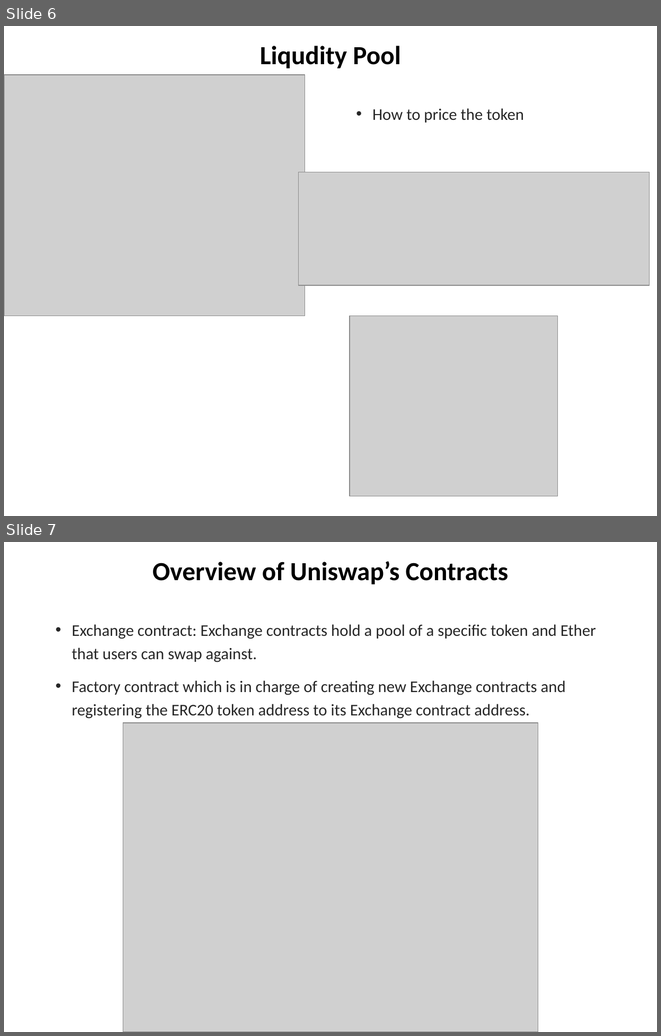
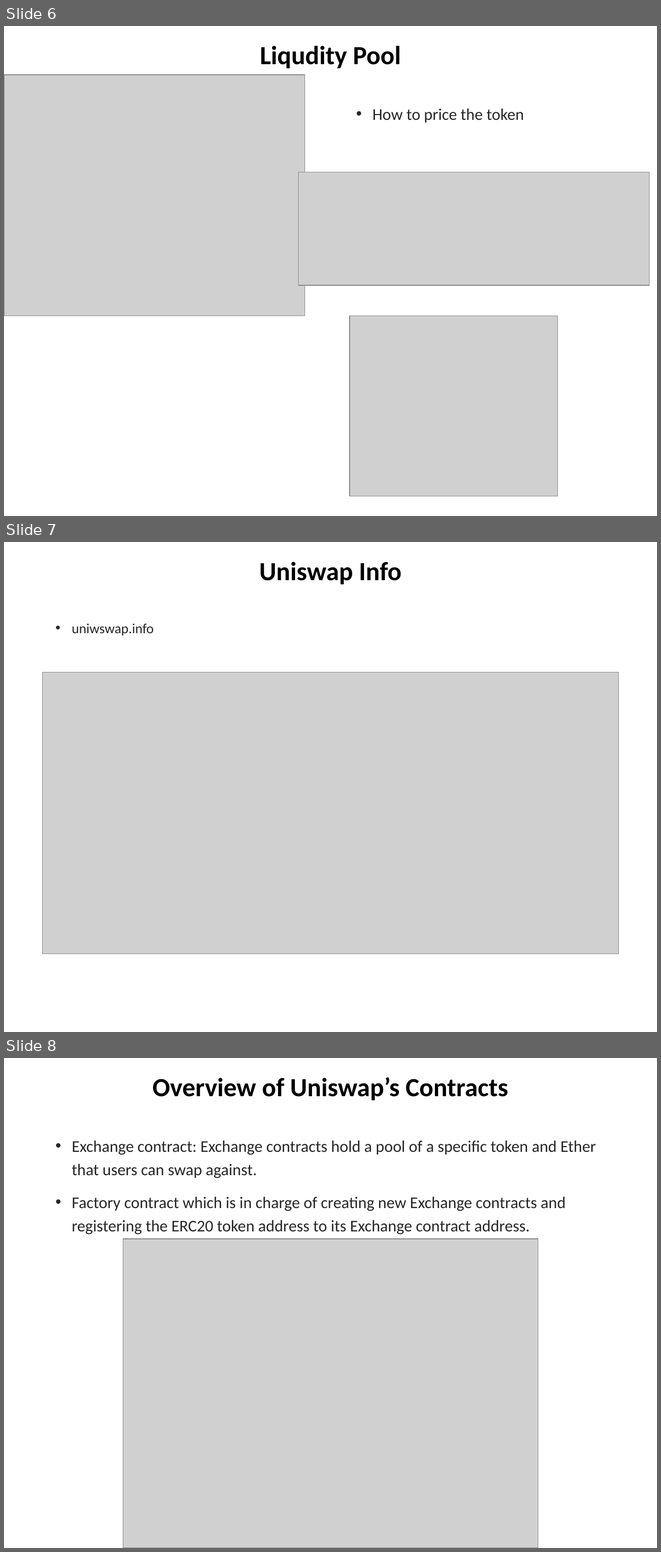
Before and after one commit to chuacw/SGUS-Slides, a slide deck: BCI - Batch2 - Day14 - DeFi 1.pptx. Shown one above the other, each under a label of ours: slides 6 and 7 before the commit, slides 6, 7 and 8 after it. The pictures are 661x1036 and 661x1552 pixels, drawn with LibreOffice and Linux fonts; fonts in the diff are those of the drawing; grey boxes stand for pictures. Boxes give left, top, right and bottom in pixels: in the first picture for what was removed or moved away, otherwise in the second. Text is boxed around its words. In the diff, an @@ line names an element or a change of style, - is before the commit and + after.

```diff
--- a/BCI - Batch2 - Day14 - DeFi 1.pptx
+++ b/BCI - Batch2 - Day14 - DeFi 1.pptx
@@ slide 7 added at <box>4,542,657,1032</box>, background #FFFFFF @@
@@ title added at <box>259,562,402,584</box>, 28.8 pt, text #000000, bold @@
+Uniswap Info
@@ text added at <box>72,624,154,636</box>, 15.4 pt, text #262626 @@
+• uniwswap.info
@@ picture added at <box>43,672,618,953</box> @@
@@ what was slide 7 is now slide 8 @@
```
Also in this commit, not shown: 2 slides changed, 2 other slides added, 1 slide removed, 3 other files.
